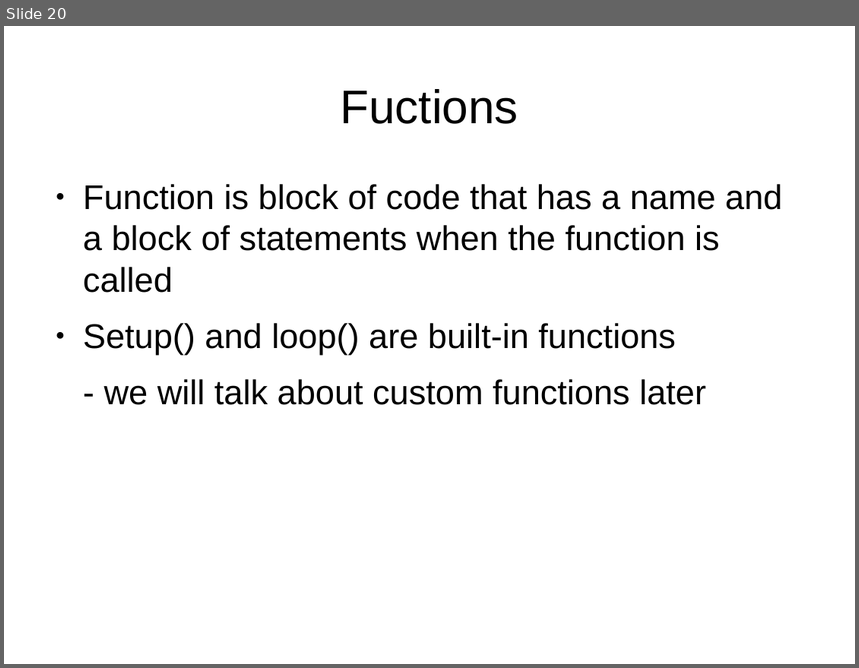
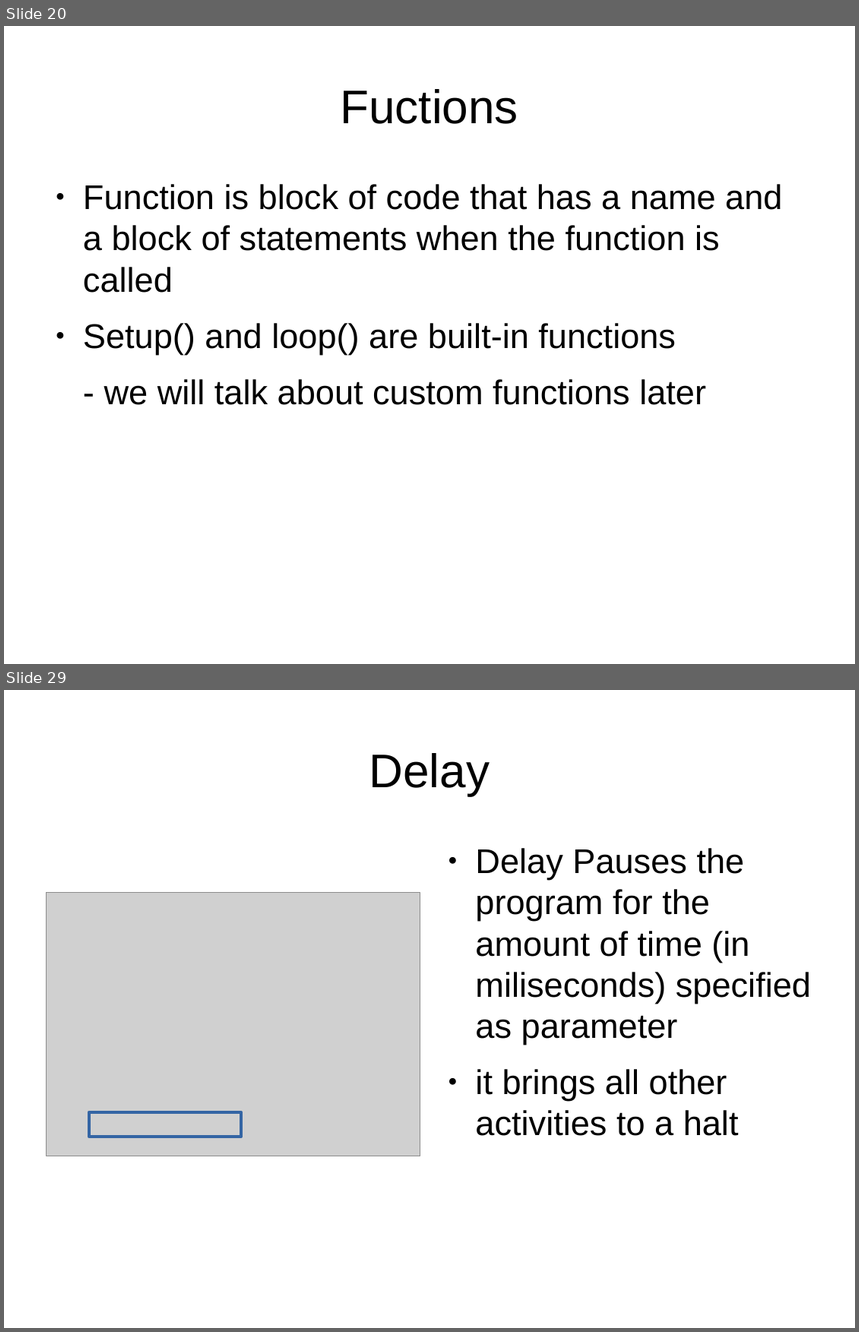
Before and after one commit to anilkunchalaece/LearnIt, a slide deck: Arduino/DayOne.odp. Shown one above the other, each under a label of ours: slide 20 before the commit, slides 20 and 29 after it; the slides between them are not shown. The pictures are 859x668 and 859x1332 pixels, drawn with LibreOffice and Linux fonts; fonts in the diff are those of the drawing; grey boxes stand for pictures. Boxes give left, top, right and bottom in pixels: in the first picture for what was removed or moved away, otherwise in the second. Text is boxed around its words. In the diff, an @@ line names an element or a change of style, - is before the commit and + after.

```diff
--- a/Arduino/DayOne.odp
+++ b/Arduino/DayOne.odp
@@ slide 29 added at box(4, 690, 855, 1328), background #FFFFFF @@
@@ title added at box(369, 753, 490, 796), 44 pt, text #000000 @@
+Delay
@@ text added at box(475, 848, 811, 1136), 32 pt, text #000000 @@
+● Delay Pauses the program for the amount of time (in miliseconds) specified as parameter
+● it brings all other activities to a halt
@@ picture added at box(47, 892, 420, 1156) @@
@@ rectangle added at box(89, 1113, 241, 1136), outline #3465A4 3 pt @@
```
Also in this commit, not shown: 10 other slides added, 15 other files.
